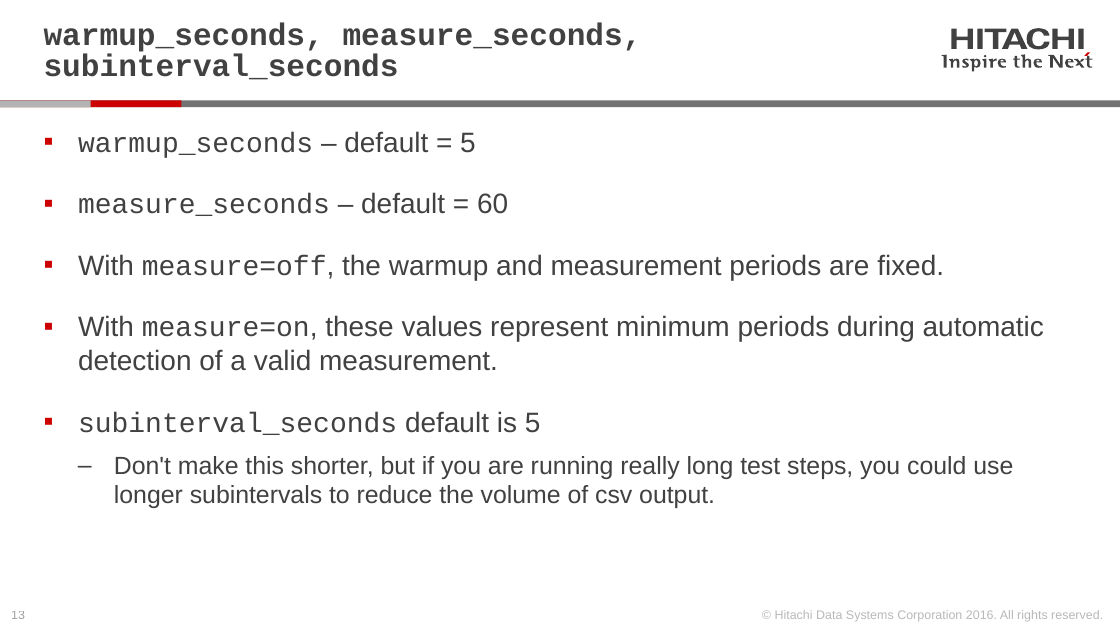
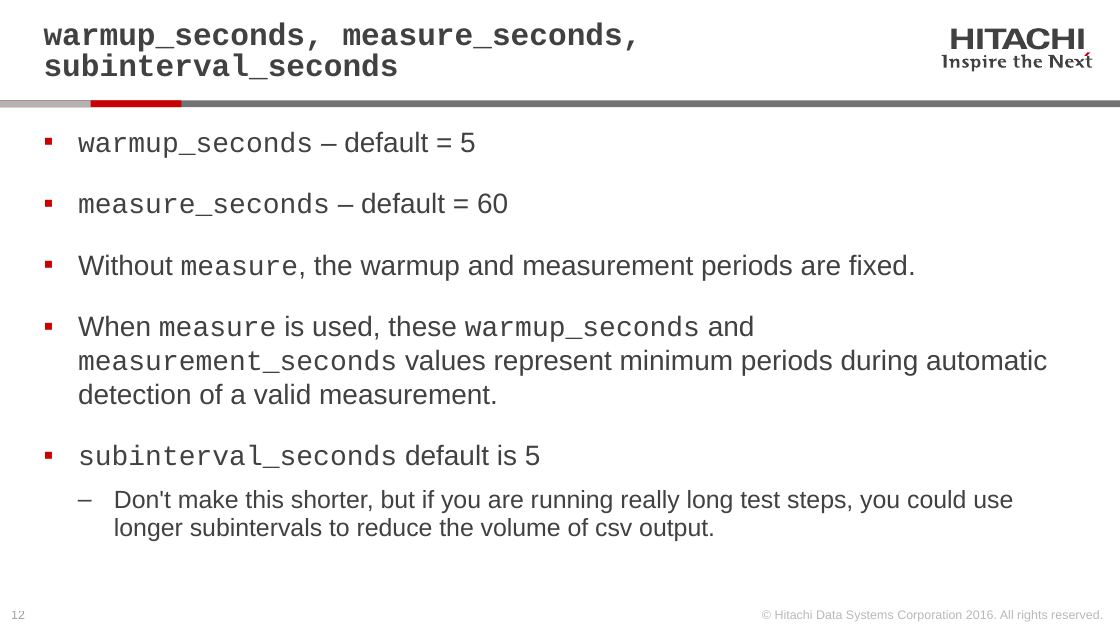
Before and after one commit to Hitachi-Data-Systems/ivy, a slide deck: slide 12 of doc/02.Testing in minimum time with ivy.pptx (slide 13 before the commit). Drawn at 1120x630 pixels with LibreOffice and Linux fonts; fonts in the diff are those of the drawing. Boxes give left, top, right and bottom in pixels: in the first picture for what was removed or moved away, otherwise in the second. Text is boxed around its words. In the diff, an @@ line names an element or a change of style, - is before the commit and + after.

```diff
--- a/doc/02.Testing in minimum time with ivy.pptx
+++ b/doc/02.Testing in minimum time with ivy.pptx
@@ text at [78,254,1047,405]: text changed @@
-▪ With measure=off, the warmup and measurement periods are fixed.
-▪ With measure=on, these values represent minimum periods during automatic detection of a valid measurement.
+▪ Without measure, the warmup and measurement periods are fixed.
+▪ When measure is used, these warmup_seconds and measurement_seconds values represent minimum periods during automatic detection of a valid measurement.
```
Also in this commit, not shown: 8 other slides changed, 4 slides added, 10 slides removed, 3 other files.
